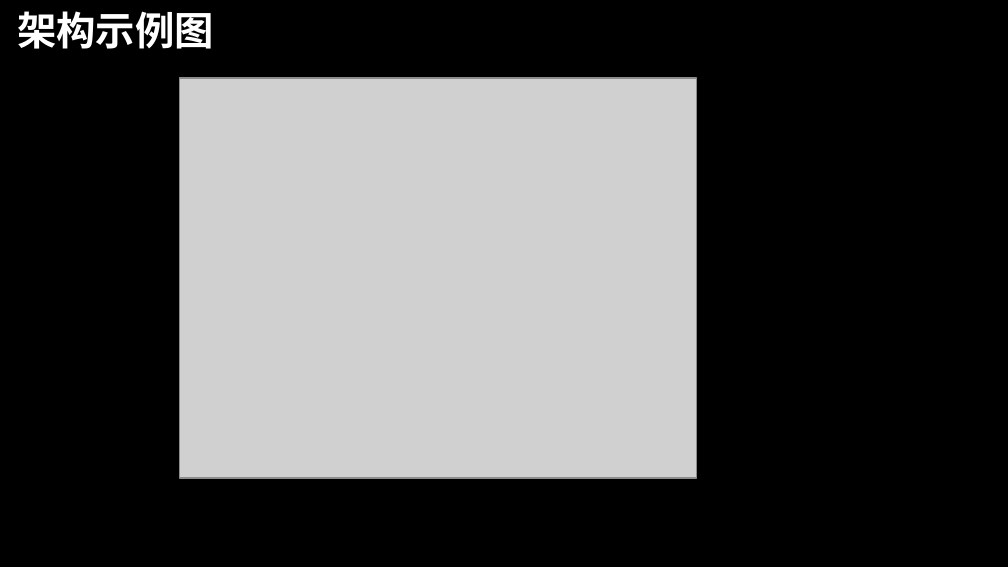
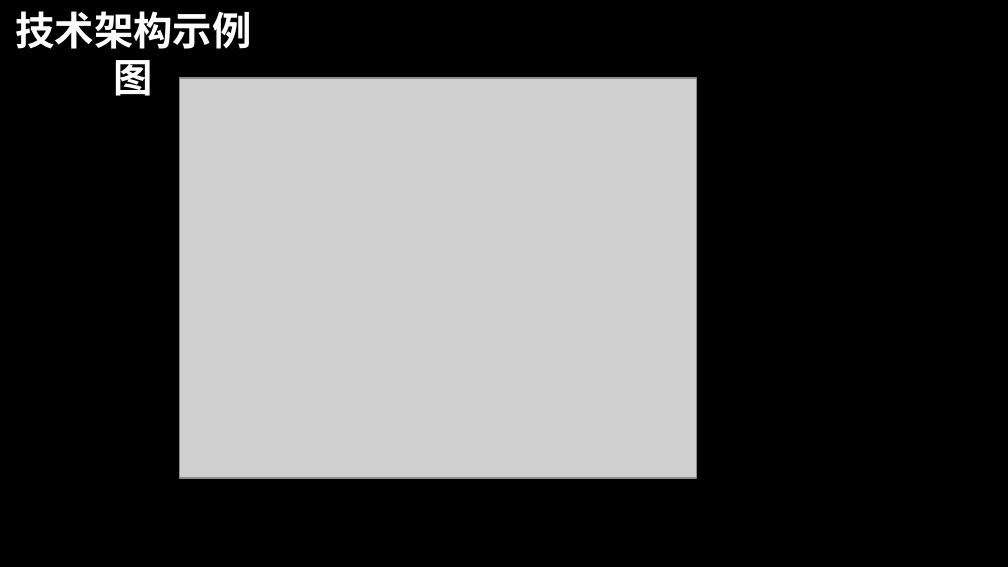
Before and after one commit to dislin/MyProject, a slide deck: slide 50 of Sinopec/Document/你的ERP.pptx. Drawn at 1008x567 pixels with LibreOffice and Linux fonts; fonts in the diff are those of the drawing; grey boxes stand for pictures; background and template pictures are left out. Boxes give left, top, right and bottom in pixels: in the first picture for what was removed or moved away, otherwise in the second. Text is boxed around its words. In the diff, an @@ line names an element or a change of style, - is before the commit and + after.

Commit message:
modified

```diff
--- a/Sinopec/Document/你的ERP.pptx
+++ b/Sinopec/Document/你的ERP.pptx
@@ title at (x1=15, y1=11, x2=251, y2=96): text changed @@
-架构示例图
+技术架构示例图
```
Also in this commit, not shown: 1 other slide changed.
